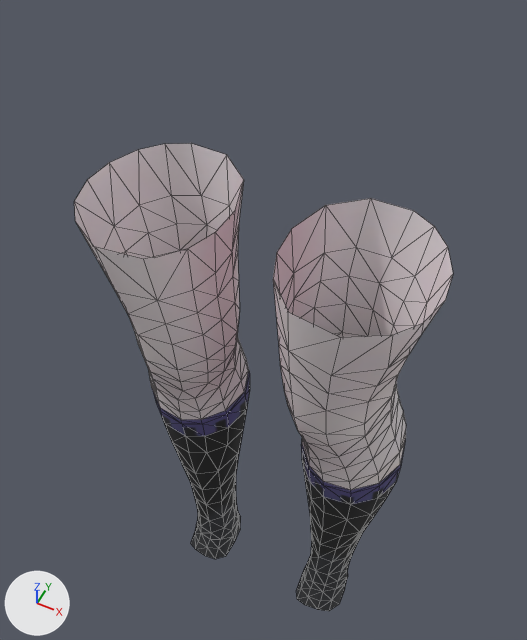
Two versions of the FBX model Assets/Model/Clothing/Female/Sock/Lv3/pref_lob_50426sock3_lv3/pref_lob_50426sock3_lv3.fbx, one commit apart.
Rendered twice from a 50 mm lens placed at (0.00184, -0.00359, 0.01021), pointed at (-0.00032, 0.00073, 0.0048). The axes (+X, +Y, +Z) are drawn at lower left. The lights are the same throughout. Mesh edges are drawn as thin lines. Where no turn or scale is listed for an object, it has been applied to the vertices. Vertices at the same position are counted once.

The scene before the commit, as lines of its bpy script (objects in view):
```python
me_sock = bpy.data.meshes.new('sock')
me_sock.from_pydata(...)  # 484 vertices, 914 faces; spans x -0.00143..0.00143, y -0.00071..0.00086, z 0.00051..0.00672
# faces by material slot: [478, 436]
me_sock.materials.append(mat_mat_lob_50426sock_lv3)  # picture img_t_d_lob_50426sock_lv3_png
me_sock.materials.append(mat_mat_lob_50000body_yellow_lv3)  # picture img_t_d_lob_50000body_lv3_png
ob_sock = bpy.data.objects.new('sock', me_sock)
ob_sock.location = (0.0, 0.0, 0.0)
```
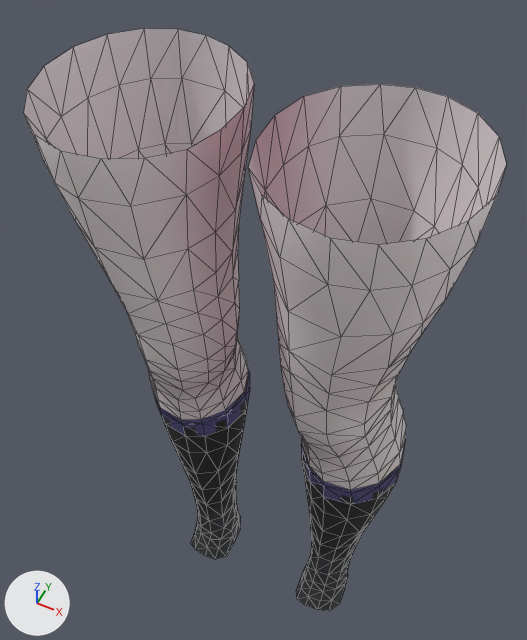
Location of each change, (x1, y1, x2, y2) in pixels of the pictures (527 x 640 px):
'sock', reshaped (27% wider, 25% taller)
    before: (74, 143, 453, 611)
    after: (24, 28, 507, 611)
part 1 of me_sock, added
    after: (24, 28, 507, 337)

The edits, one by one:
me_sock is used by ob_sock; location (0.0, 0.0, 0.0).
me_sock had 484 vertices, 914 faces and spanned x -0.00143..0.00143, y -0.00071..0.00086, z 0.00051..0.00672.
me_sock now has 552 vertices, 1042 faces and spans x -0.00156..0.00156, y -0.00087..0.00086, z 0.00051..0.00765.
Part 1, on me_sock:
68 vertices are added at x -0.00156..0.00156, y -0.00087..0.00074, z 0.00726..0.00765.
128 new faces join them, mat_mat_lob_50000body_yellow_lv3.
